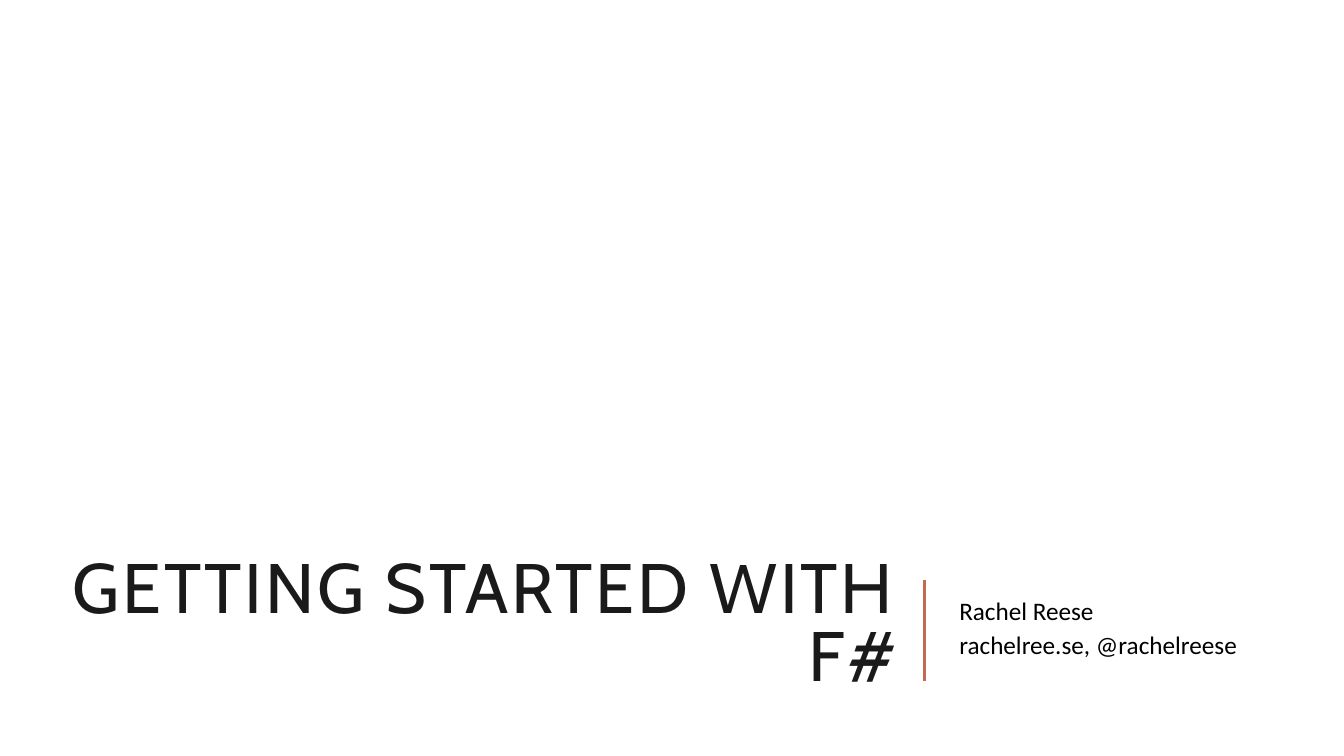
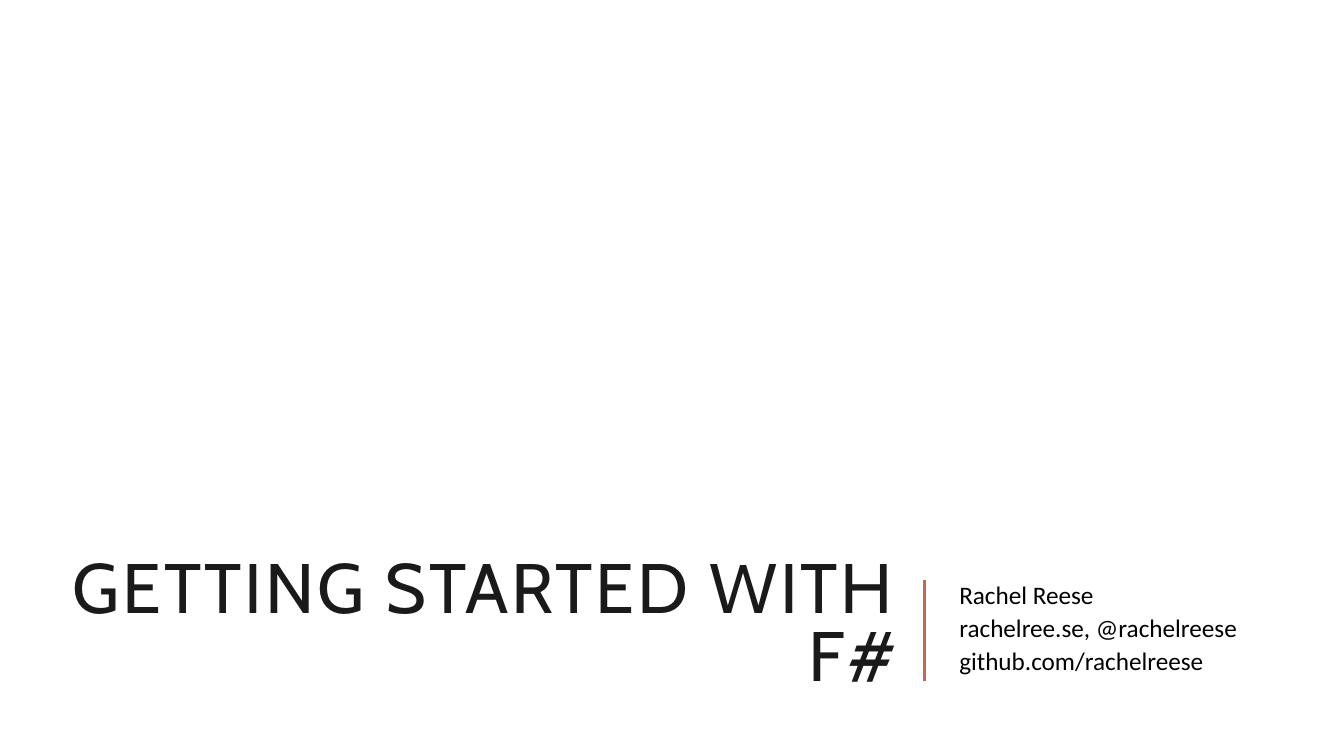
Before and after one commit to rachelblasucci/Current-Talks, a slide deck: slide 1 of Intro to F#/Getting Started With F.pptx. Drawn at 1344x756 pixels with LibreOffice and Linux fonts; fonts in the diff are those of the drawing; background and template pictures are left out. Boxes give left, top, right and bottom in pixels: in the first picture for what was removed or moved away, otherwise in the second. Text is boxed around its words. In the diff, an @@ line names an element or a change of style, - is before the commit and + after.

```diff
--- a/Intro to F#/Getting Started With F.pptx
+++ b/Intro to F#/Getting Started With F.pptx
@@ subtitle at (959, 652, 1203, 675): paragraph added @@
+github.com/rachelreese
```
Also in this commit, not shown: 2 other slides changed, 29 other files.
